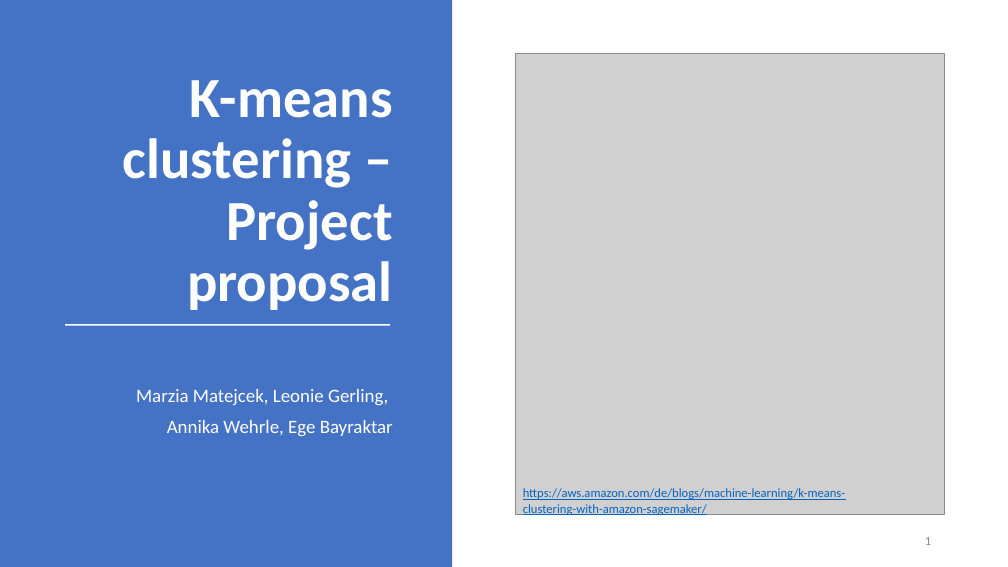
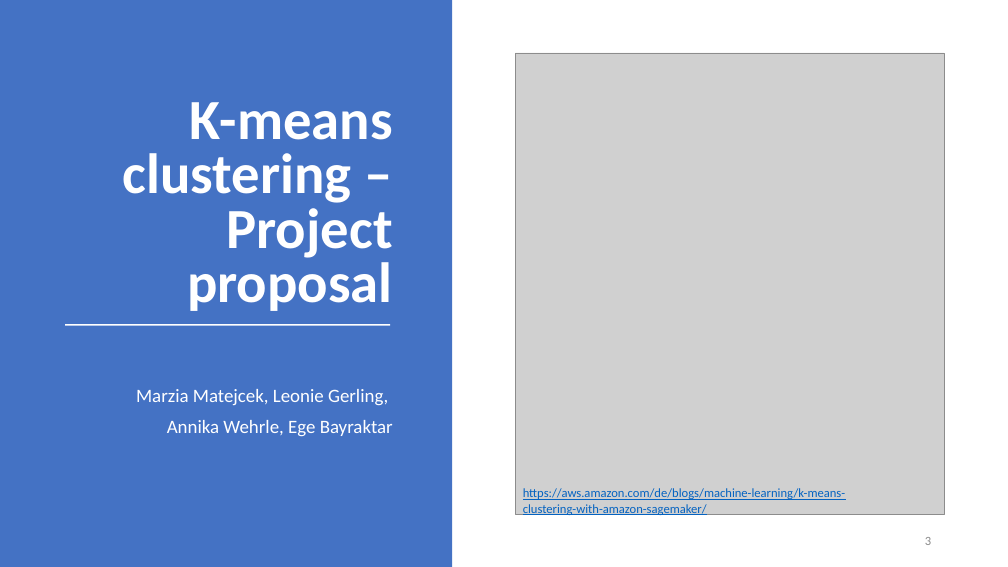
Before and after one commit to datascience-mobi/group-01-project-4-1, a slide deck: slide 3 of K-means clustering.pptx (slide 1 before the commit). Drawn at 1008x567 pixels with LibreOffice and Linux fonts; fonts in the diff are those of the drawing; grey boxes stand for pictures. Boxes give left, top, right and bottom in pixels: in the first picture for what was removed or moved away, otherwise in the second. Text is boxed around its words. In the diff, an @@ line names an element or a change of style, - is before the commit and + after.

Commit message:
New

```diff
--- a/K-means clustering.pptx
+++ b/K-means clustering.pptx
@@ text "K-means clustering – Project proposal" at <box>123,102,393,311</box>: line spacing 0.9 to 0.8 @@
@@ page number at <box>925,537,931,545</box>: text changed @@
-1
+3
```
Also in this commit, not shown: 5 slides added.
